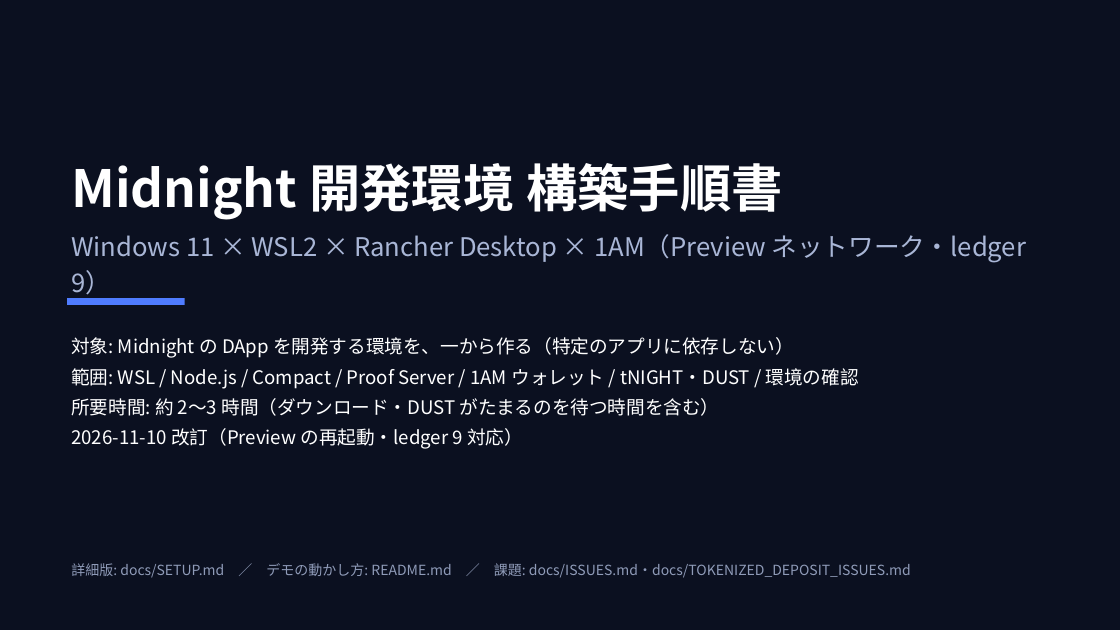
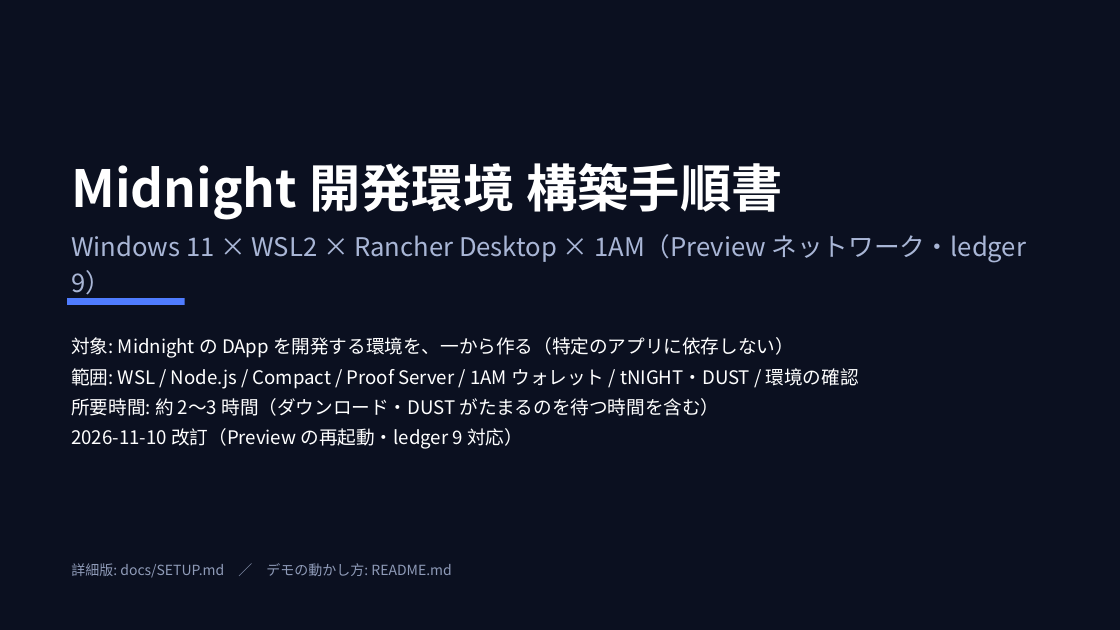
Before and after one commit to 101nimura/midnight_td_demo, a slide deck: slide 1 of docs/SETUP.pptx. Drawn at 1120x630 pixels with LibreOffice and Linux fonts; fonts in the diff are those of the drawing. Boxes give left, top, right and bottom in pixels: in the first picture for what was removed or moved away, otherwise in the second. Text is boxed around its words. In the diff, an @@ line names an element or a change of style, - is before the commit and + after.

```diff
--- a/docs/SETUP.pptx
+++ b/docs/SETUP.pptx
@@ text at box(71, 563, 451, 578): text changed @@
-詳細版: docs/SETUP.md ／ デモの動かし方: README.md ／ 課題: docs/ISSUES.md・docs/TOKENIZED_DEPOSIT_ISSUES.md
+詳細版: docs/SETUP.md ／ デモの動かし方: README.md
```
Also in this commit, not shown: 14 other slides changed, 2 other files.
